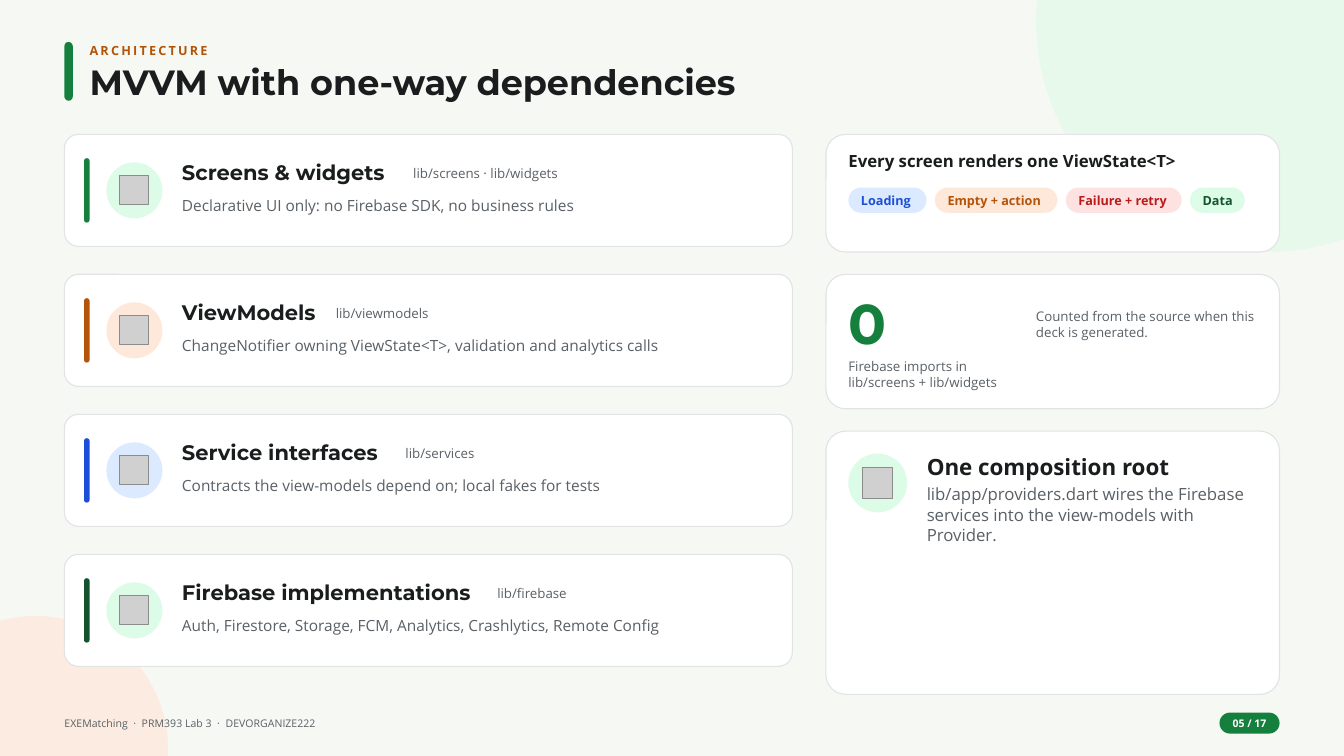
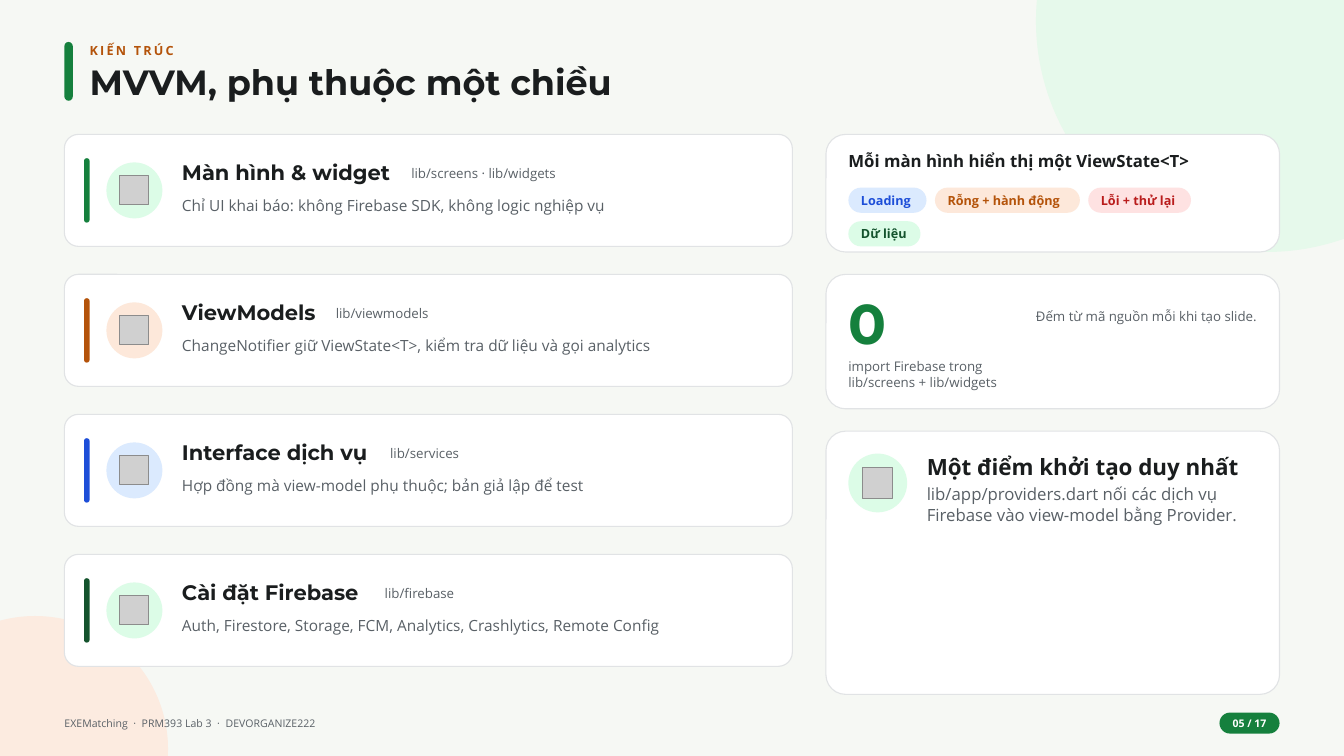
Before and after one commit to DEVORGANIZE222/Lab3_Cloud-Enabled_Mobile_App, a slide deck: slide 5 of slides/Lab03_DEVORGANIZE222_slides.pptx. Drawn at 1344x756 pixels with LibreOffice and Linux fonts; fonts in the diff are those of the drawing; grey boxes stand for pictures; background and template pictures are left out. Boxes give left, top, right and bottom in pixels: in the first picture for what was removed or moved away, otherwise in the second. Text is boxed around its words. In the diff, an @@ line names an element or a change of style, - is before the commit and + after.

```diff
--- a/slides/Lab03_DEVORGANIZE222_slides.pptx
+++ b/slides/Lab03_DEVORGANIZE222_slides.pptx
@@ text at <box>90,44,174,55</box>: text changed @@
-ARCHITECTURE
+KIẾN TRÚC
@@ text at <box>90,66,611,103</box>: text changed @@
-MVVM with one-way dependencies
+MVVM, phụ thuộc một chiều
@@ text at <box>182,163,390,185</box>: text changed @@
-Screens & widgets
+Màn hình & widget
@@ text at <box>848,152,1189,171</box>: text changed @@
-Every screen renders one ViewState<T>
+Mỗi màn hình hiển thị một ViewState<T>
@@ text at <box>182,198,604,215</box>: text changed @@
-Declarative UI only: no Firebase SDK, no business rules
+Chỉ UI khai báo: không Firebase SDK, không logic nghiệp vụ
@@ rounded rectangle: place and size @@
-rounded rectangle at <box>936,188,1059,213</box>
+rounded rectangle at <box>936,188,1081,213</box>
@@ text at <box>948,194,1059,208</box>: text changed @@
-Empty + action
+Rỗng + hành động
@@ rounded rectangle: place and size @@
-rounded rectangle at <box>1066,188,1182,213</box>
+rounded rectangle at <box>1089,188,1192,213</box>
@@ text at <box>1101,194,1175,208</box>: text changed @@
-Failure + retry
+Lỗi + thử lại
@@ text removed at <box>1203,196,1233,205</box> @@
-Data
@@ rounded rectangle: place and size @@
-rounded rectangle at <box>1191,188,1245,213</box>
+rounded rectangle at <box>849,221,922,246</box>
@@ text added at <box>861,228,906,241</box>, 9 pt, text #14532D, bold @@
+Dữ liệu
@@ text at <box>1036,309,1257,324</box>: text changed @@
-Counted from the source when this deck is generated.
+Đếm từ mã nguồn mỗi khi tạo slide.
@@ text at <box>182,337,650,355</box>: text changed @@
-ChangeNotifier owning ViewState<T>, validation and analytics calls
+ChangeNotifier giữ ViewState<T>, kiểm tra dữ liệu và gọi analytics
@@ text at <box>848,361,982,374</box>: text changed @@
-Firebase imports in
+import Firebase trong
@@ text at <box>182,443,367,465</box>: text changed @@
-Service interfaces
+Interface dịch vụ
@@ text "lib/services": place and size @@
-text "lib/services" at <box>405,448,474,458</box>
+text "lib/services" at <box>390,448,459,458</box>
@@ text at <box>182,477,583,495</box>: text changed @@
-Contracts the view-models depend on; local fakes for tests
+Hợp đồng mà view-model phụ thuộc; bản giả lập để test
@@ text at <box>927,455,1239,481</box>: text changed @@
-One composition root
+Một điểm khởi tạo duy nhất
@@ text at <box>927,486,1237,525</box>: text changed @@
-lib/app/providers.dart wires the Firebase services into the view-models with Provider.
+lib/app/providers.dart nối các dịch vụ Firebase vào view-model bằng Provider.
@@ text at <box>182,583,358,605</box>: text changed @@
-Firebase implementations
+Cài đặt Firebase
@@ text "lib/firebase": place and size @@
-text "lib/firebase" at <box>497,588,566,598</box>
+text "lib/firebase" at <box>385,588,454,598</box>
```
Also in this commit, not shown: 14 other slides changed, 2 slides added, 2 slides removed.
